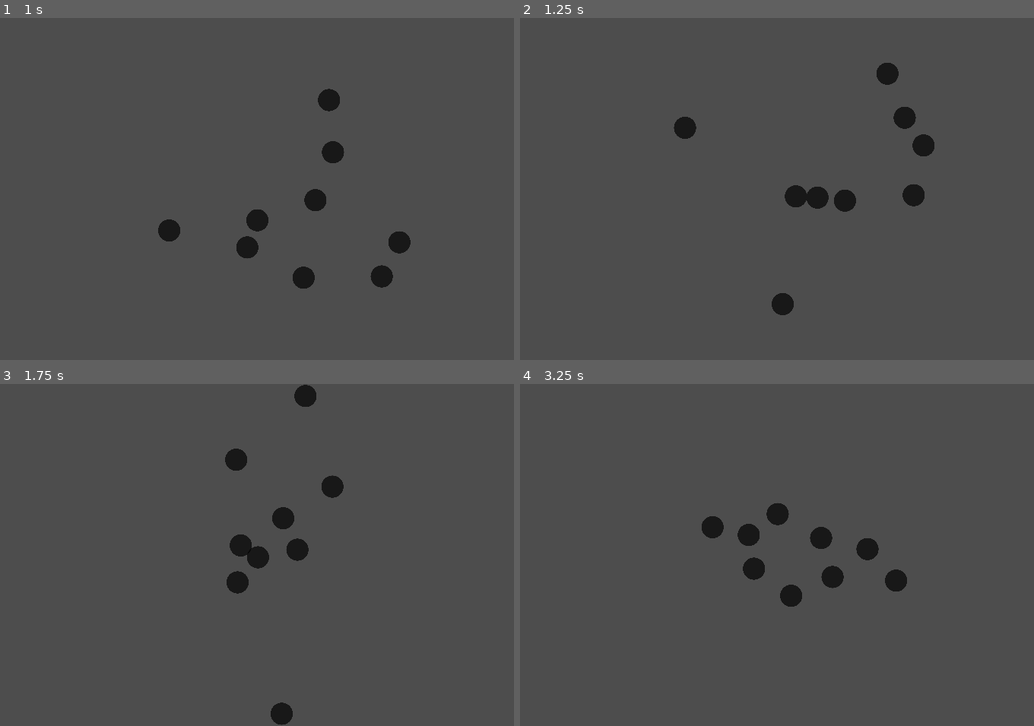
Above: before the commit, frames 1-4 (two rows, left to right).
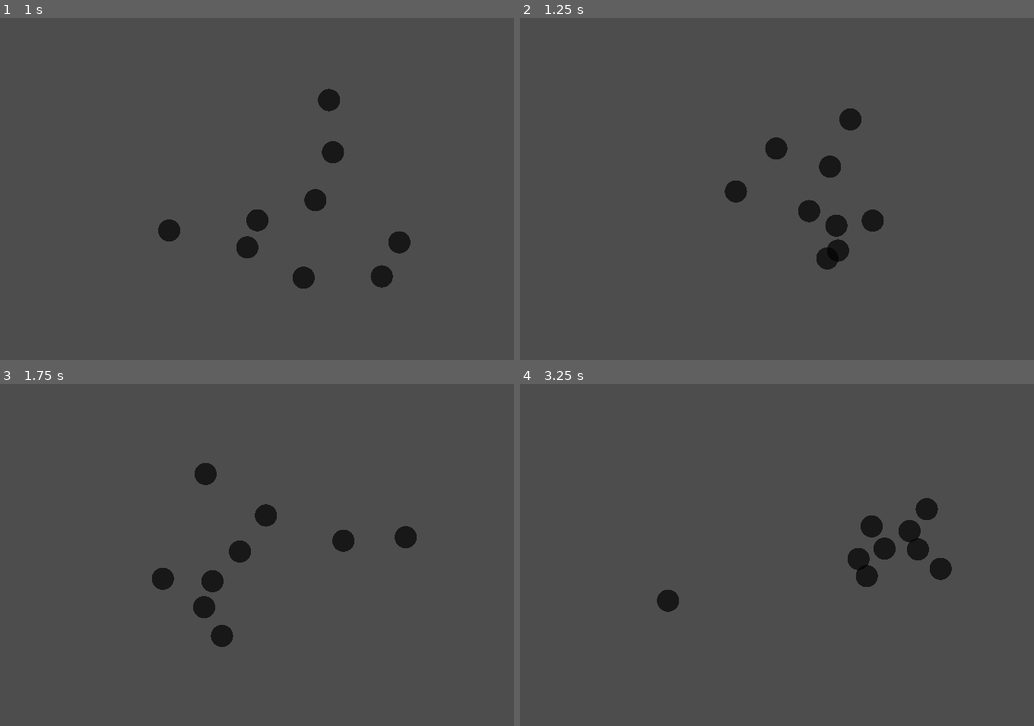
Above: after the commit, the same moments.

Repository: hackerzilla/OrbitingBodies
Game: Godot game, scene res://simulation.tscn
The game is run twice, just before and just after one commit, with the same random seed, the same clock (stepped at 60 frames per second) and the same inputs.
Inputs:
- Up to frame 1 (1 s): no input
- Up to frame 2 (1.25 s): no input
- Up to frame 3 (1.75 s): no input
- Up to frame 4 (3.25 s): no input

Frame 1 is identical in both runs. In frame 2, 3.8% of the frame differs, in the area x 29-81%, y 13-87%; in frame 3, 3.6%; in frame 4, 3.8%.

Commit message:
Made some changes.

Diff:
--- a/body.tscn
+++ b/body.tscn
@@ -11,6 +11,7 @@
 radius = 35.0143
 
 [node name="Body" type="RigidBody2D"]
+scale = Vector2(0.281377, 0.281377)
 mass = 219.8
 physics_material_override = SubResource("PhysicsMaterial_saqcr")
 gravity_scale = 1.66533e-16
@@ -19,6 +20,7 @@
 
 [node name="CollisionShape2D" type="CollisionShape2D" parent="."]
 shape = SubResource("CircleShape2D_bqens")
+disabled = true
 
 [node name="Sprite2D" type="Sprite2D" parent="."]
 scale = Vector2(0.208551, 0.208551)
--- a/simulation.gd
+++ b/simulation.gd
@@ -1,9 +1,14 @@
 extends Node2D
 class_name Simulation
+
+@export var collisions_enabled: bool = false
+@export var explosions_enabled: bool = false
+
 
 # Idea: have explosions at random locations every 5 seconds  or so
 # explosion can be coded as a force divided by the distance squared to the center
 var explosion_force = 300880
+var explosion_frequency = 10.0
 
 var bodies
 var G_const = 1000
@@ -15,8 +20,15 @@
 	bodies = get_node("Bodies")
 	bodies = bodies.get_children()
 	var timer = get_node("Timer") as Timer
-	timer.wait_time = 5.0
-	timer.timeout.connect(explosion)
+	timer.wait_time = explosion_frequency
+	if collisions_enabled:
+		for body in bodies:
+			body.get_node("CollisionShape2D").disabled = false
+	else:
+		for body in bodies:
+			body.get_node("CollisionShape2D").disabled = true
+	if explosions_enabled:
+		timer.timeout.connect(explosion)
 
 func explosion():
 
--- a/simulation.tscn
+++ b/simulation.tscn
@@ -6,6 +6,7 @@
 
 [node name="World" type="Node2D"]
 script = ExtResource("1_h4sb6")
+collisions_enabled = true
 
 [node name="Camera2D" type="Camera2D" parent="."]
 script = ExtResource("3_kvvoq")
